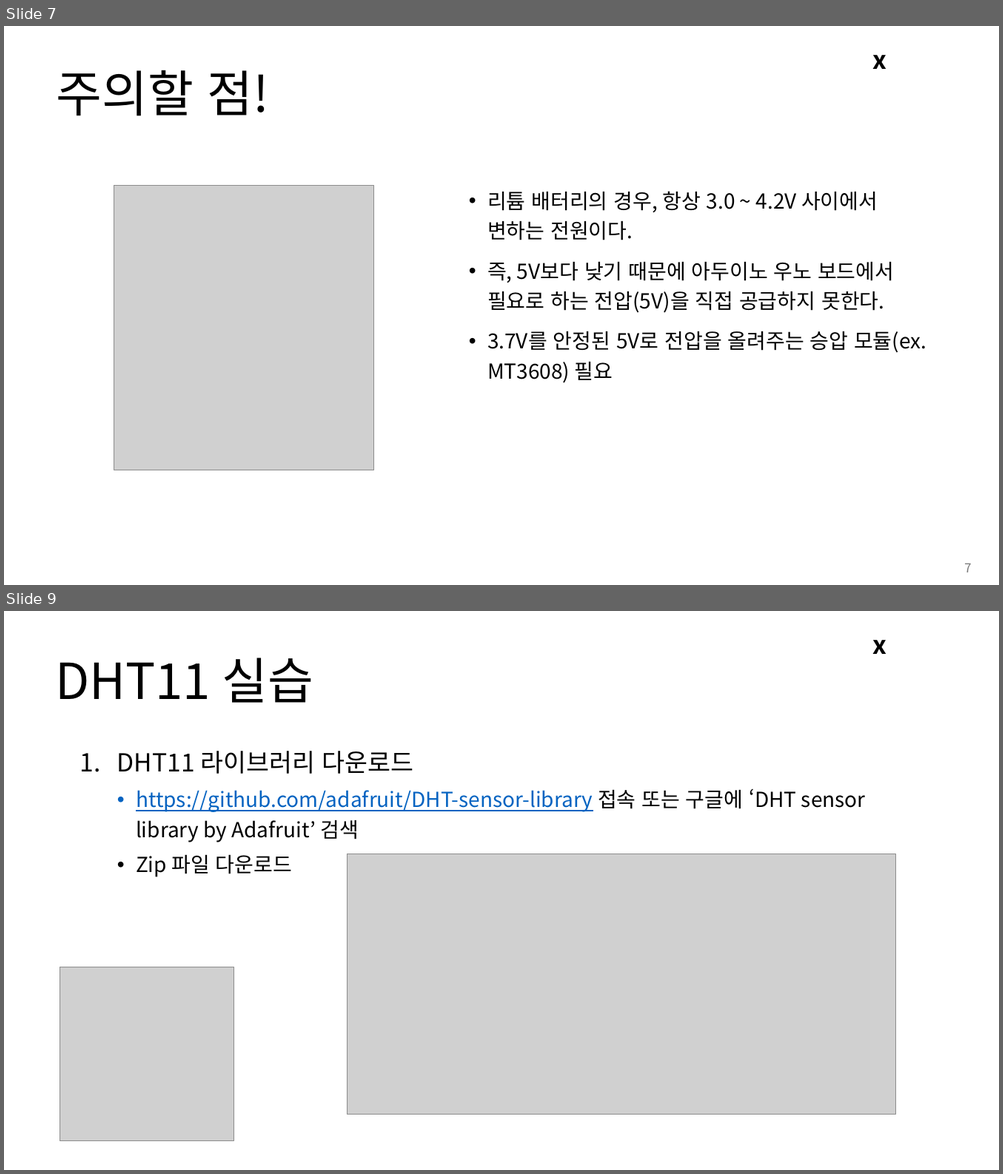
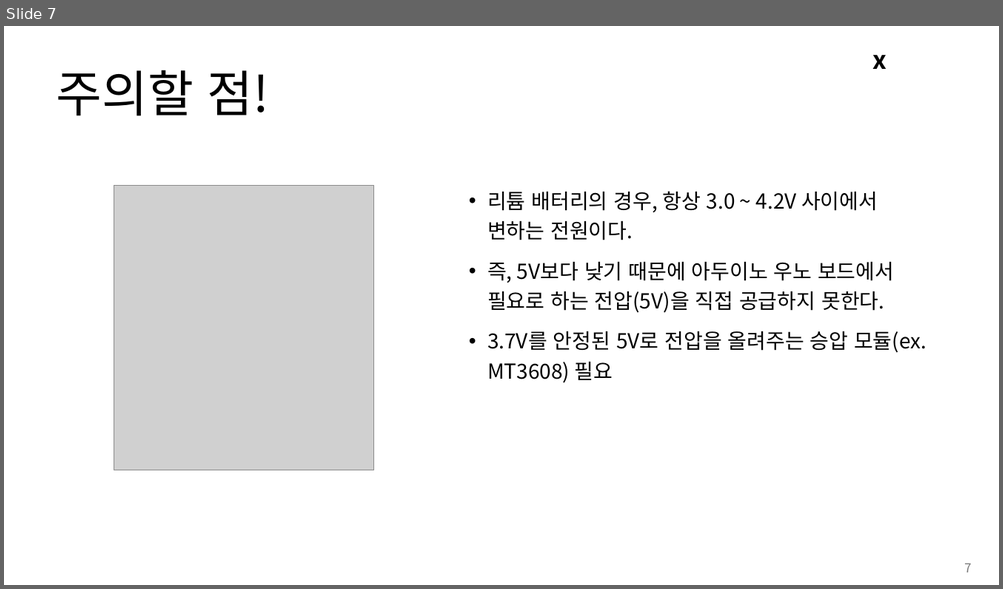
Before and after one commit to Leader-Lesson/KDT_RE_3rd, a slide deck: material/Arduino/05_태양광패널.pptx. Shown one above the other, each under a label of ours: slides 7 and 9 before the commit, slide 7 after it; the slides between them are not shown. The pictures are 1003x1174 and 1003x589 pixels, drawn with LibreOffice and Linux fonts; fonts in the diff are those of the drawing; grey boxes stand for pictures; background and template pictures are left out. Boxes give left, top, right and bottom in pixels: in the first picture for what was removed or moved away, otherwise in the second. Text is boxed around its words. In the diff, an @@ line names an element or a change of style, - is before the commit and + after.

```diff
--- a/material/Arduino/05_태양광패널.pptx
+++ b/material/Arduino/05_태양광패널.pptx
@@ slide 9 removed at <box>4,611,999,1170</box>, background #FFFFFF; not listed: 1 template element that a slide beside it also shows @@
@@ title removed at <box>55,658,313,703</box> @@
-DHT11 실습
@@ text removed at <box>117,751,865,877</box> @@
-1. DHT11 라이브러리 다운로드
-  • https://github.com/adafruit/DHT-sensor-library 접속 또는 구글에 ‘DHT sensor library by Adafruit’ 검색
-  • Zip 파일 다운로드
@@ picture removed at <box>347,854,896,1115</box> @@
@@ picture removed at <box>60,968,234,1142</box> @@
```
Also in this commit, not shown: 2 slides changed, 48 slides added, 4 other slides removed, 10 other files.
